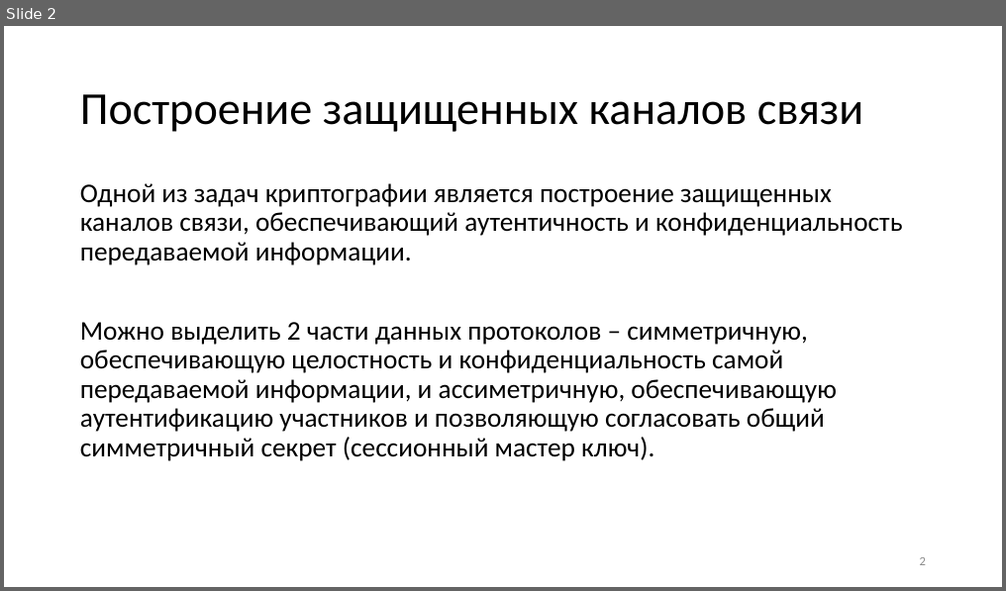
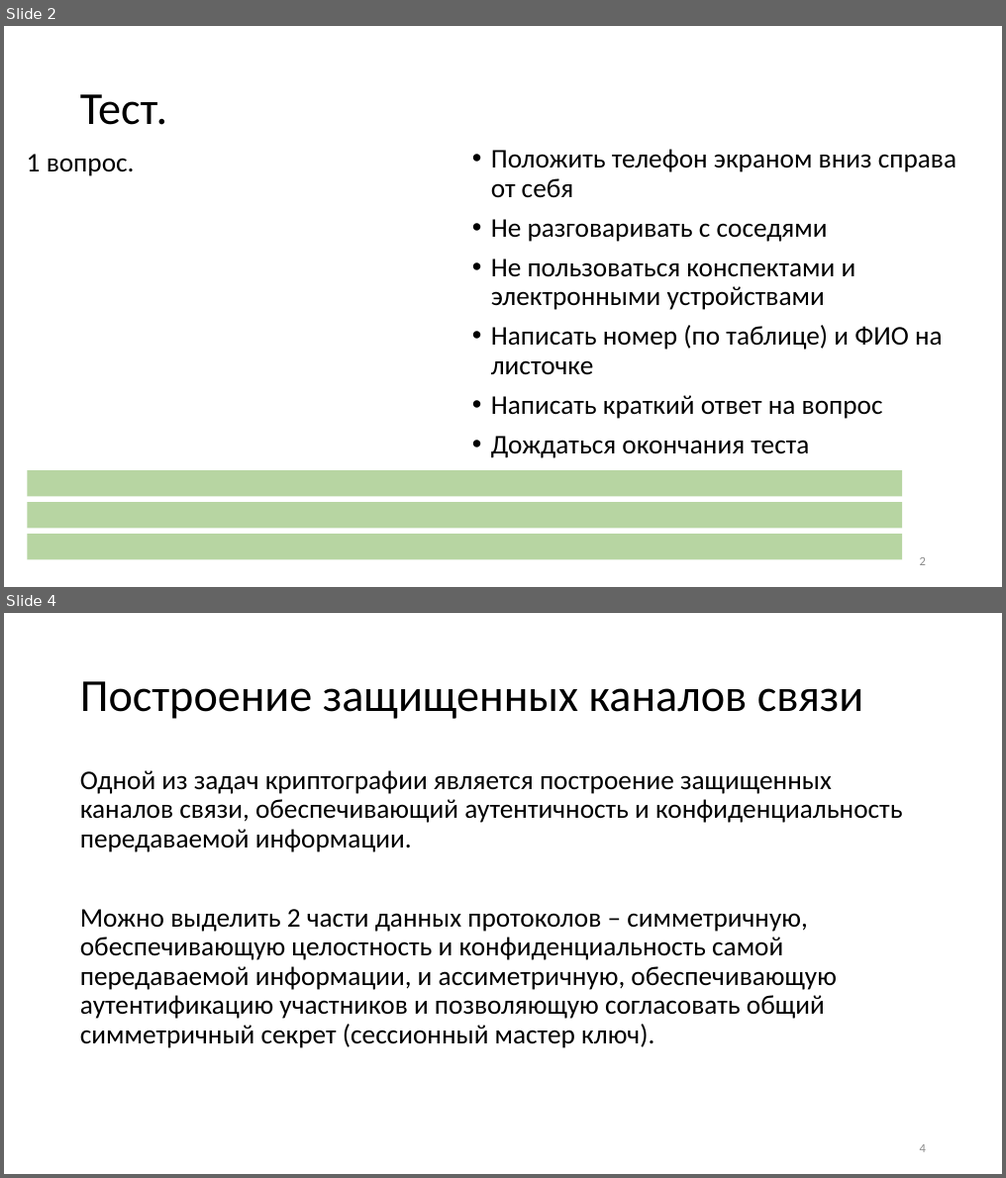
Before and after one commit to CryptoCourse/CryptoLectures, a slide deck: Lectures/Lecture13.pptx. Shown one above the other, each under a label of ours: slide 2 before the commit, slides 2 and 4 after it; the slides between them are not shown. The pictures are 1006x591 and 1006x1178 pixels, drawn with LibreOffice and Linux fonts; fonts in the diff are those of the drawing. Boxes give left, top, right and bottom in pixels: in the first picture for what was removed or moved away, otherwise in the second. Text is boxed around its words. In the diff, an @@ line names an element or a change of style, - is before the commit and + after.

```diff
--- a/Lectures/Lecture13.pptx
+++ b/Lectures/Lecture13.pptx
@@ slide 2 added at [4, 26, 1002, 587], background #FFFFFF @@
@@ title added at [80, 94, 167, 125], 44 pt, text #000000 @@
+Тест.
@@ text added at [27, 154, 135, 176], 26 pt, text #000000 @@
+1 вопрос.
@@ text added at [491, 149, 956, 459], 26 pt, text #000000 @@
+• Положить телефон экраном вниз справа от себя
+• Не разговаривать с соседями
+• Не пользоваться конспектами и электронными устройствами
+• Написать номер (по таблице) и ФИО на листочке
+• Написать краткий ответ на вопрос
+• Дождаться окончания теста
@@ rectangle added at [27, 471, 902, 497], fill #70AD47 at 50% opacity @@
@@ rectangle added at [27, 502, 902, 528], fill #70AD47 at 50% opacity @@
@@ rectangle added at [27, 534, 902, 561], fill #70AD47 at 50% opacity @@
@@ page number added at [920, 558, 926, 566], 12 pt, text #8C8C8C @@
+2
@@ what was slide 2 is now slide 4 @@
@@ page number at [920, 1145, 926, 1153]: text changed @@
-2
+4
```
Also in this commit, not shown: 1 slide changed, 1 other slide added, 3 other files.
